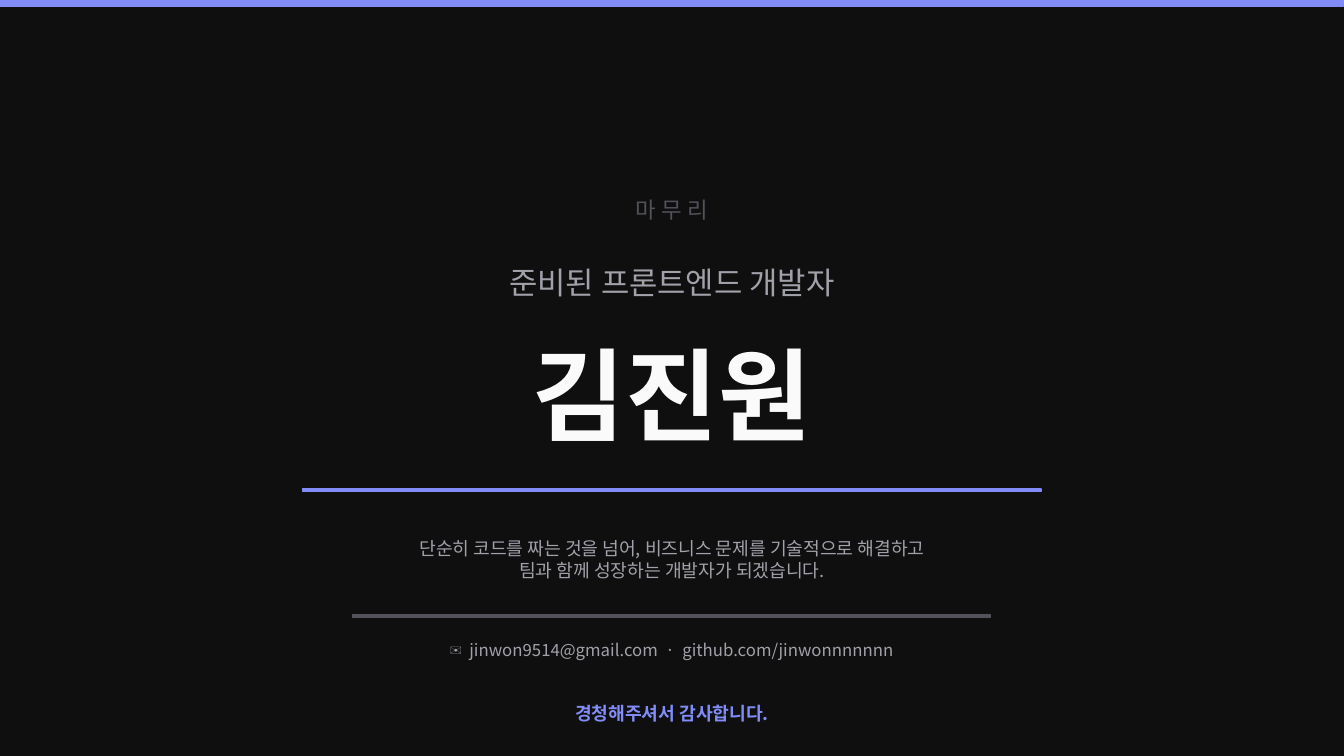
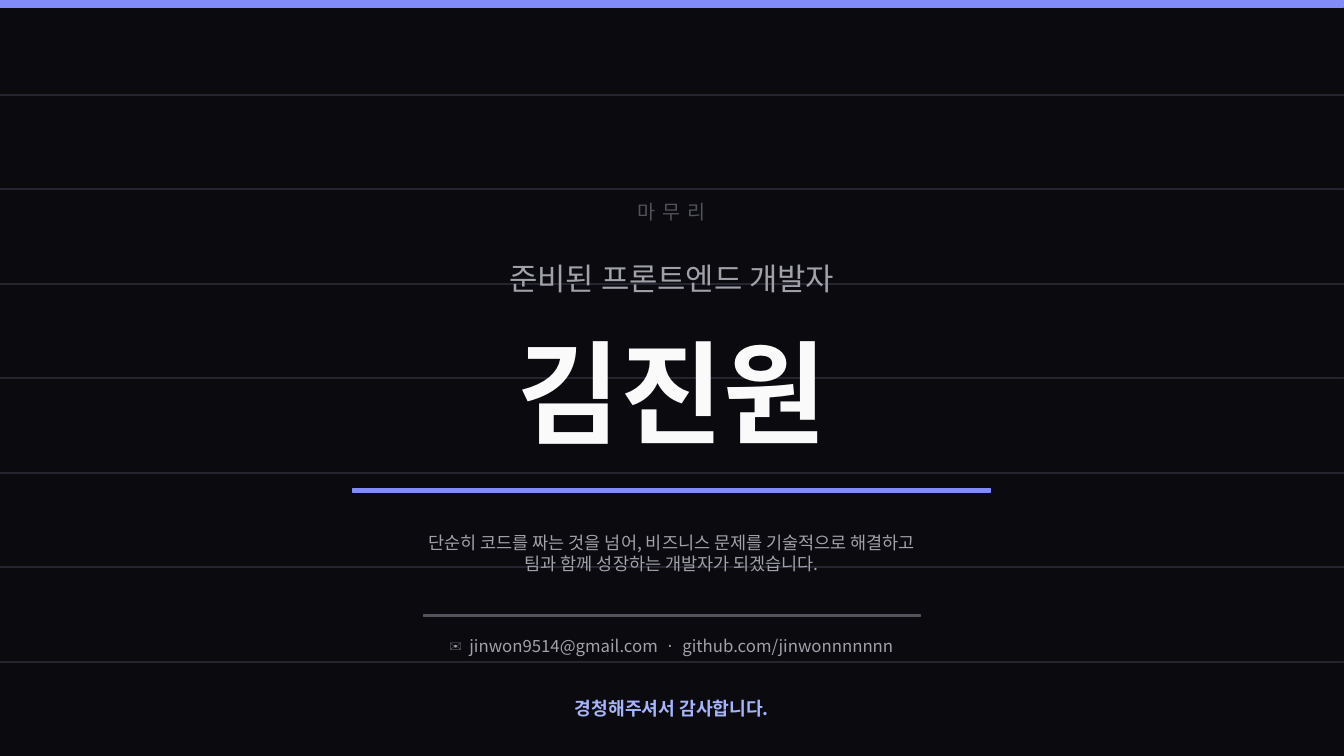
Before and after one commit to jinwonnnnnnn/jinwon-portfolio, a slide deck: slide 12 of apps/web/public/portfolio.pptx. Drawn at 1344x756 pixels with LibreOffice and Linux fonts; fonts in the diff are those of the drawing. Boxes give left, top, right and bottom in pixels: in the first picture for what was removed or moved away, otherwise in the second. Text is boxed around its words. In the diff, an @@ line names an element or a change of style, - is before the commit and + after.

```diff
--- a/apps/web/public/portfolio.pptx
+++ b/apps/web/public/portfolio.pptx
@@ background #0F0F0F to #0A0A0F @@
@@ rectangle at (x1=0, y1=95, x2=1344, y2=96): fill #818CF8 to #252532; outline #818CF8 1 pt to #252532 1 pt @@
@@ rectangle resized from (x1=0, y1=0, x2=1344, y2=6) to (x1=0, y1=95, x2=1344, y2=96) @@
@@ rectangle added at (x1=0, y1=190, x2=1344, y2=191), fill #252532, outline #252532 1 pt @@
@@ text "마무리" at (x1=638, y1=203, x2=706, y2=221): size 16 to 14 pt, letter spacing 4 to 5 pt @@
@@ text "준비된 프론트엔드 개발자" moved from (x1=509, y1=268, x2=834, y2=297) to (x1=509, y1=264, x2=834, y2=293) @@
@@ rectangle added at (x1=0, y1=283, x2=1344, y2=284), fill #252532, outline #252532 1 pt @@
@@ text "김진원" at (x1=517, y1=341, x2=826, y2=444): size 72 to 80 pt @@
@@ rectangle added at (x1=0, y1=378, x2=1344, y2=379), fill #252532, outline #252532 1 pt @@
@@ rectangle resized from (x1=302, y1=489, x2=1042, y2=492) to (x1=0, y1=473, x2=1344, y2=474) @@
@@ rectangle at (x1=0, y1=473, x2=1344, y2=474): fill #818CF8 to #252532; outline #818CF8 1 pt to #252532 1 pt @@
@@ rectangle added at (x1=353, y1=489, x2=991, y2=492), fill #818CF8, outline #818CF8 1 pt @@
@@ text "단순히 코드를 짜는 것을 넘어, ..." at (x1=429, y1=534, x2=915, y2=572): size 13 to 12.5 pt @@
@@ rectangle added at (x1=0, y1=567, x2=1344, y2=568), fill #252532, outline #252532 1 pt @@
@@ text "✉ jinwon9514@gmail.com · github.com/jinwonnnnnnn" moved from (x1=469, y1=642, x2=893, y2=660) to (x1=469, y1=638, x2=893, y2=656) @@
@@ rectangle added at (x1=423, y1=615, x2=921, y2=616), fill #52525B, outline #52525B 1 pt @@
@@ rectangle resized from (x1=353, y1=615, x2=991, y2=618) to (x1=0, y1=661, x2=1344, y2=662) @@
@@ rectangle at (x1=0, y1=661, x2=1344, y2=662): fill #52525B to #252532; outline #52525B 1 pt to #252532 1 pt @@
@@ text "경청해주셔서 감사합니다." at (x1=575, y1=699, x2=768, y2=717): text colour #818CF8 to #A5B4FC @@
```
Also in this commit, not shown: 11 other slides changed, 2 other files.
